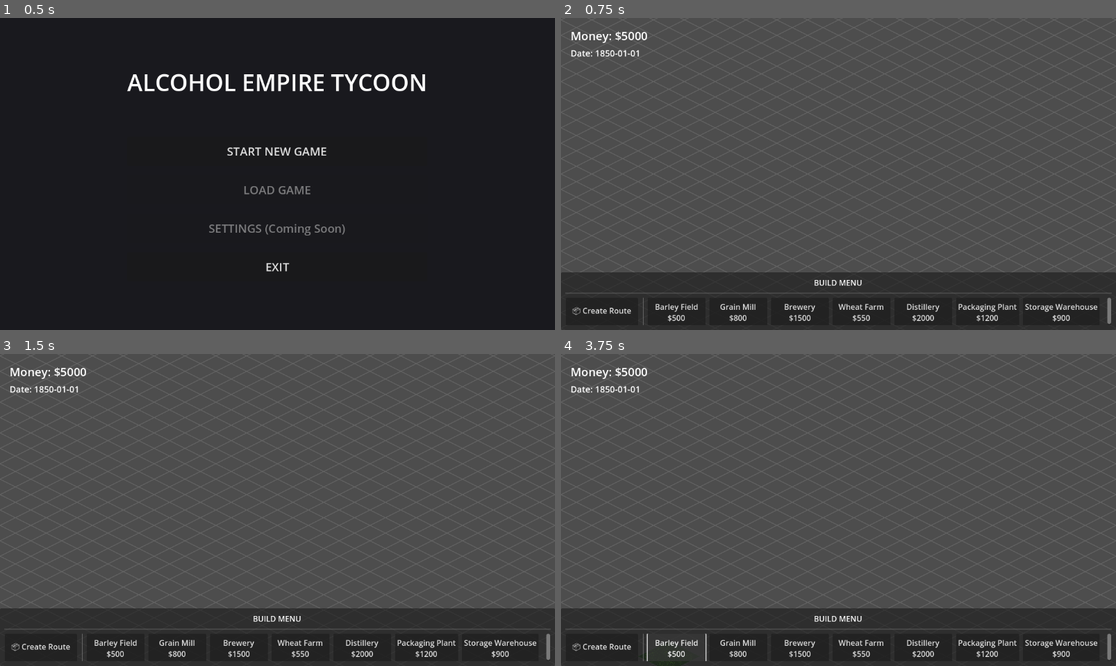
Above: before the commit, frames 1-4 (two rows, left to right).
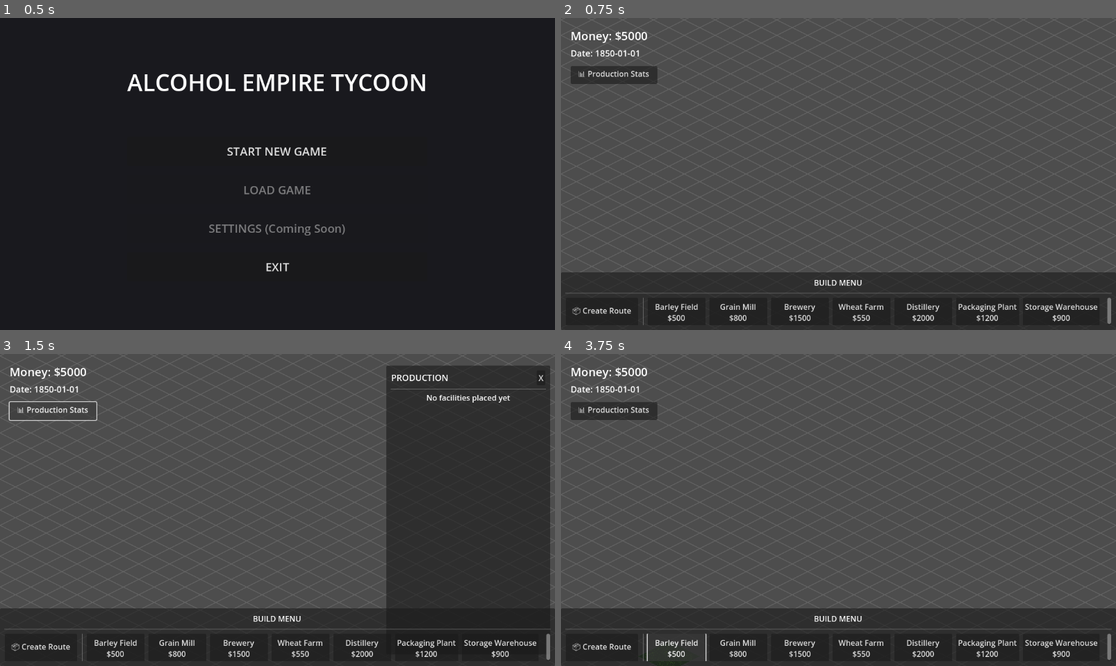
Above: after the commit, the same moments.

Repository: GergelyKrista/butykos
Game: Godot game, scene res://scenes/ui/main_menu.tscn
Two runs of this game, one before a commit and one after it. Both use one fixed random seed, a clock stepped at 60 frames per second and the inputs below.
Inputs (mouse positions are in pixels of both pictures, inside the frame that each line leads up to):
- Up to frame 1 (0.5 s): no input
- Up to frame 2 (0.75 s): click "START NEW GAME" at 0.5 s
- Up to frame 3 (1.5 s): click (55, 410) at 1.25 s, where only the run after the commit has a clickable "📊 Production Stats"
- Up to frame 4 (3.75 s): click (1099, 378) at 2 s, where only the run after the commit has a clickable "X"; click "📦 Create Route" at 2.75 s; click "Barley Field $500" at 3.5 s

Frame 1 is identical in both runs. In frame 2, 0.9% of the frame differs, in the area x 1-18%, y 15-22%; in frame 3, 23%, in the area x 1-100%, y 3-82%; in frame 4, 0.9%.

Commit message:
Add production statistics panel to view all facilities and their status

Diff:
--- a/scenes/world_map/world_map.gd
+++ b/scenes/world_map/world_map.gd
@@ -15,6 +15,8 @@
 @onready var ui = $UI
 @onready var tooltip = $UI/HUD/Tooltip
 @onready var help_panel = $UI/HUD/HelpPanel
+@onready var production_panel = $UI/HUD/ProductionPanel
+@onready var production_button = $UI/HUD/ProductionButton
 
 # ========================================
 # STATE
@@ -53,6 +55,8 @@
 	# Initialize UI
 	_update_money_display()
 	EventBus.money_changed.connect(_on_money_changed)
+	production_button.pressed.connect(_toggle_production_panel)
+	production_panel.get_node("MarginContainer/VBoxContainer/HeaderHBox/CloseButton").pressed.connect(_toggle_production_panel)
 
 	# Load existing facilities (important for returning from factory interior)
 	_load_existing_facilities()
@@ -672,6 +676,79 @@
 
 
 # ========================================
+# PRODUCTION PANEL
+# ========================================
+
+func _toggle_production_panel() -> void:
+	"""Toggle production statistics panel"""
+	production_panel.visible = not production_panel.visible
+
+	if production_panel.visible:
+		_update_production_panel()
+
+
+func _update_production_panel() -> void:
+	"""Update production panel with current facility stats"""
+	var facility_list = production_panel.get_node("MarginContainer/VBoxContainer/ScrollContainer/FacilityList")
+
+	# Clear existing items
+	for child in facility_list.get_children():
+		child.queue_free()
+
+	# Get all facilities
+	var facilities = WorldManager.get_all_facilities()
+
+	if facilities.is_empty():
+		var label = Label.new()
+		label.text = "No facilities placed yet"
+		label.horizontal_alignment = HORIZONTAL_ALIGNMENT_CENTER
+		facility_list.add_child(label)
+		return
+
+	# Add each facility as a list item
+	for facility in facilities:
+		var facility_def = DataManager.get_facility_data(facility.type)
+		var item = _create_production_item(facility, facility_def)
+		facility_list.add_child(item)
+
+
+func _create_production_item(facility: Dictionary, facility_def: Dictionary) -> PanelContainer:
+	"""Create a single production item display"""
+	var panel = PanelContainer.new()
+
+	var vbox = VBoxContainer.new()
+	panel.add_child(vbox)
+
+	# Facility name
+	var name_label = Label.new()
+	name_label.text = "%s (%s)" % [facility_def.get("name", facility.type), facility.id]
+	name_label.add_theme_font_size_override("font_size", 14)
+	vbox.add_child(name_label)
+
+	# Production status
+	var status_label = Label.new()
+	var is_active = facility.get("production_active", false)
+	status_label.text = "Status: %s" % ("Active" if is_active else "Inactive")
+	status_label.add_theme_font_size_override("font_size", 12)
+	status_label.add_theme_color_override("font_color", Color.GREEN if is_active else Color.GRAY)
+	vbox.add_child(status_label)
+
+	# Inventory
+	var inventory = facility.get("inventory", {})
+	if not inventory.is_empty():
+		var inv_label = Label.new()
+		var inv_text = "Inventory: "
+		var items = []
+		for product in inventory:
+			items.append("%s: %d" % [product, inventory[product]])
+		inv_label.text = inv_text + ", ".join(items)
+		inv_label.add_theme_font_size_override("font_size", 11)
+		vbox.add_child(inv_label)
+
+	return panel
+
+
+# ========================================
 # FACILITY DELETION (FOR TESTING)
 # ========================================
 
--- a/scenes/world_map/world_map.tscn
+++ b/scenes/world_map/world_map.tscn
@@ -55,6 +55,14 @@
 theme_override_font_sizes/font_size = 18
 text = "Date: 1850-01-01"
 
+[node name="ProductionButton" type="Button" parent="UI/HUD"]
+layout_mode = 0
+offset_left = 20.0
+offset_top = 100.0
+offset_right = 200.0
+offset_bottom = 135.0
+text = "📊 Production Stats"
+
 [node name="Tooltip" type="PanelContainer" parent="UI/HUD"]
 visible = false
 layout_mode = 0
@@ -102,6 +110,57 @@
 theme_override_font_sizes/font_size = 11
 text = "  barley: 50
   malt: 20"
+
+[node name="ProductionPanel" type="PanelContainer" parent="UI/HUD"]
+visible = false
+layout_mode = 1
+anchors_preset = 6
+anchor_left = 1.0
+anchor_top = 0.5
+anchor_right = 1.0
+anchor_bottom = 0.5
+offset_left = -350.0
+offset_top = -300.0
+offset_right = -10.0
+offset_bottom = 300.0
+grow_horizontal = 0
+grow_vertical = 2
+
+[node name="MarginContainer" type="MarginContainer" parent="UI/HUD/ProductionPanel"]
+layout_mode = 2
+theme_override_constants/margin_left = 10
+theme_override_constants/margin_top = 10
+theme_override_constants/margin_right = 10
+theme_override_constants/margin_bottom = 10
+
+[node name="VBoxContainer" type="VBoxContainer" parent="UI/HUD/ProductionPanel/MarginContainer"]
+layout_mode = 2
+theme_override_constants/separation = 5
+
+[node name="HeaderHBox" type="HBoxContainer" parent="UI/HUD/ProductionPanel/MarginContainer/VBoxContainer"]
+layout_mode = 2
+
+[node name="Title" type="Label" parent="UI/HUD/ProductionPanel/MarginContainer/VBoxContainer/HeaderHBox"]
+layout_mode = 2
+size_flags_horizontal = 3
+theme_override_font_sizes/font_size = 18
+text = "PRODUCTION"
+
+[node name="CloseButton" type="Button" parent="UI/HUD/ProductionPanel/MarginContainer/VBoxContainer/HeaderHBox"]
+layout_mode = 2
+text = "X"
+
+[node name="HSeparator" type="HSeparator" parent="UI/HUD/ProductionPanel/MarginContainer/VBoxContainer"]
+layout_mode = 2
+
+[node name="ScrollContainer" type="ScrollContainer" parent="UI/HUD/ProductionPanel/MarginContainer/VBoxContainer"]
+layout_mode = 2
+size_flags_vertical = 3
+
+[node name="FacilityList" type="VBoxContainer" parent="UI/HUD/ProductionPanel/MarginContainer/VBoxContainer/ScrollContainer"]
+layout_mode = 2
+size_flags_horizontal = 3
+theme_override_constants/separation = 8
 
 [node name="HelpPanel" type="PanelContainer" parent="UI/HUD"]
 visible = false
Not shown, changed: .claude/settings.local.json
